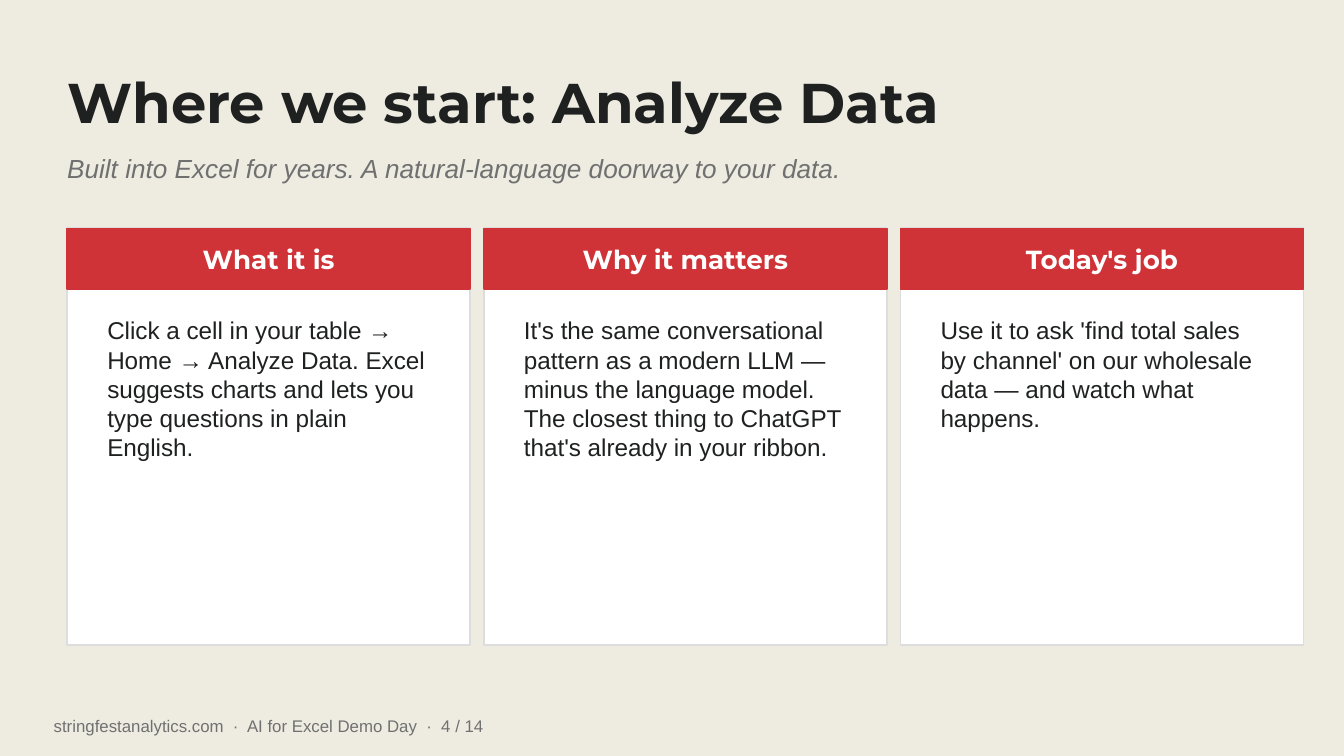
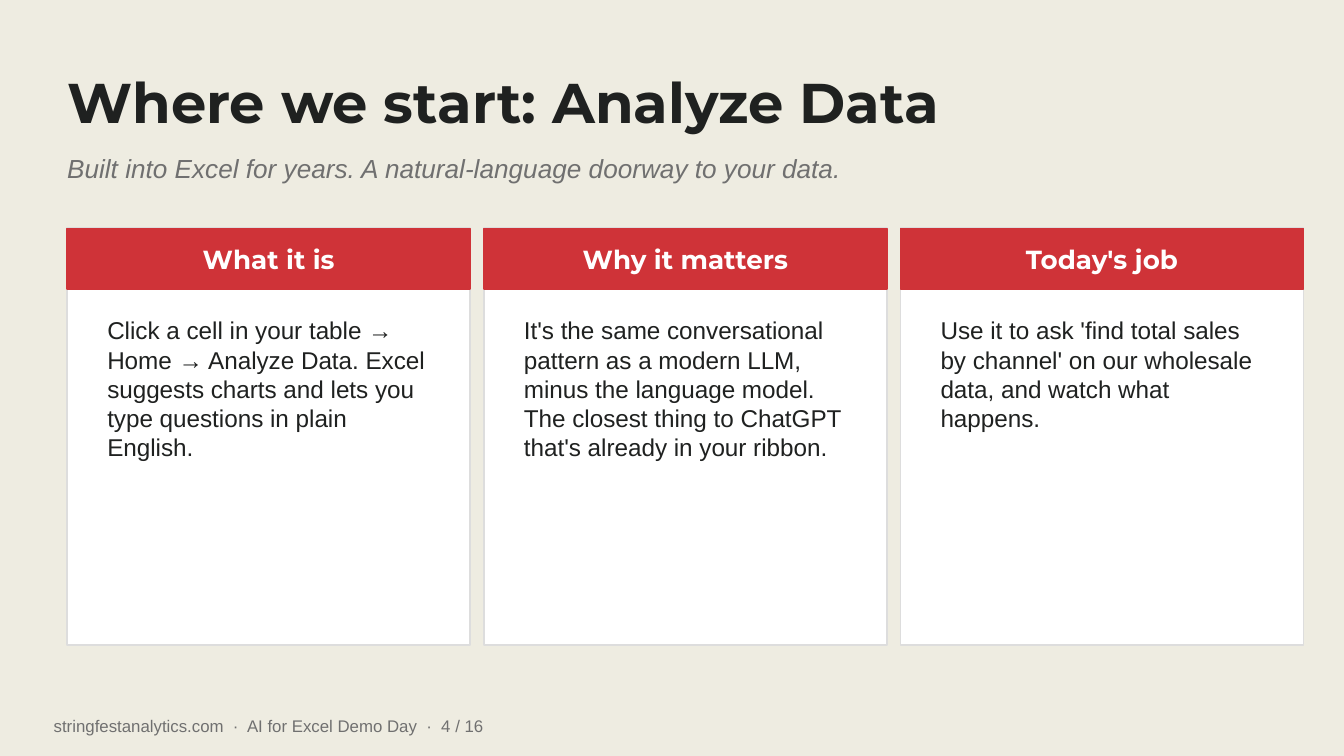
Before and after one commit to stringfestdata/ai-for-excel-demo-day, a slide deck: slide 4 of AI-for-Excel-Demo-Day.pptx. Drawn at 1344x756 pixels with LibreOffice and Linux fonts; fonts in the diff are those of the drawing. Boxes give left, top, right and bottom in pixels: in the first picture for what was removed or moved away, otherwise in the second. Text is boxed around its words. In the diff, an @@ line names an element or a change of style, - is before the commit and + after.

```diff
--- a/AI-for-Excel-Demo-Day.pptx
+++ b/AI-for-Excel-Demo-Day.pptx
@@ text at (524, 321, 842, 461): text changed @@
-It's the same conversational pattern as a modern LLM — minus the language model. The closest thing to ChatGPT that's already in your ribbon.
+It's the same conversational pattern as a modern LLM, minus the language model. The closest thing to ChatGPT that's already in your ribbon.
@@ text at (941, 321, 1252, 432): text changed @@
-Use it to ask 'find total sales by channel' on our wholesale data — and watch what happens.
+Use it to ask 'find total sales by channel' on our wholesale data, and watch what happens.
@@ text at (54, 720, 484, 736): text changed @@
-stringfestanalytics.com · AI for Excel Demo Day · 4 / 14
+stringfestanalytics.com · AI for Excel Demo Day · 4 / 16
```
Also in this commit, not shown: 13 other slides changed, 2 slides added, 1 other file.
